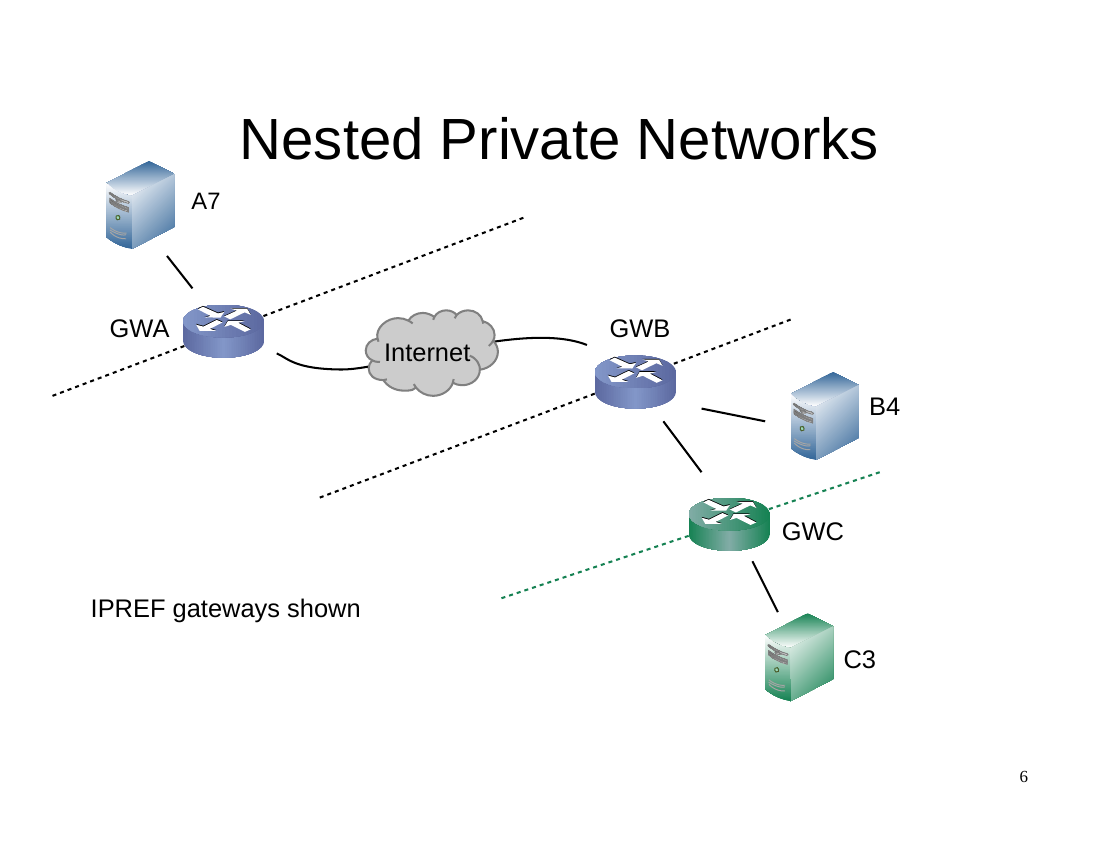
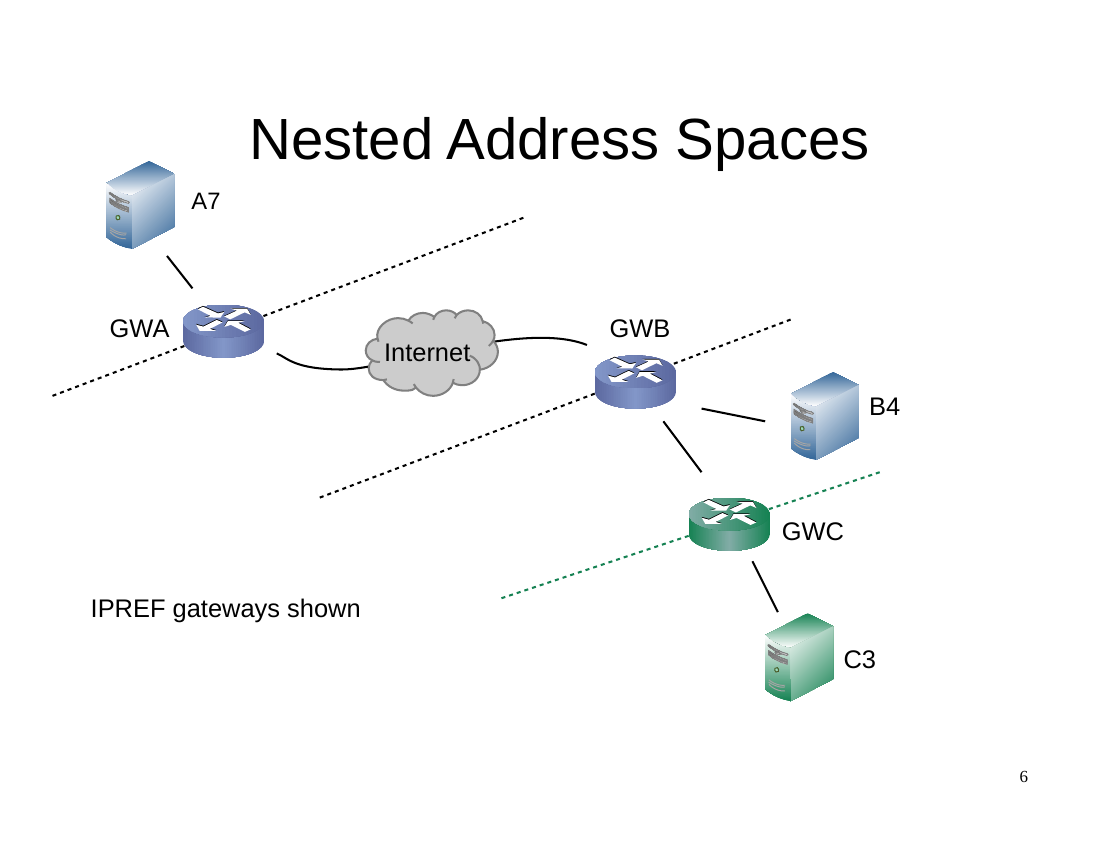
Before and after one commit to ipref/ietf, a slide deck: slide 6 of ipref.slides.ietf-117.sfo.2023.odp. Drawn at 1120x865 pixels with LibreOffice and Linux fonts; fonts in the diff are those of the drawing. Boxes give left, top, right and bottom in pixels: in the first picture for what was removed or moved away, otherwise in the second. Text is boxed around its words. In the diff, an @@ line names an element or a change of style, - is before the commit and + after.

```diff
--- a/ipref.slides.ietf-117.sfo.2023.odp
+++ b/ipref.slides.ietf-117.sfo.2023.odp
@@ title at (249,117,870,170): text changed @@
-Nested Private Networks
+Nested Address Spaces
```
Also in this commit, not shown: 2 other slides changed, 1 other file.
